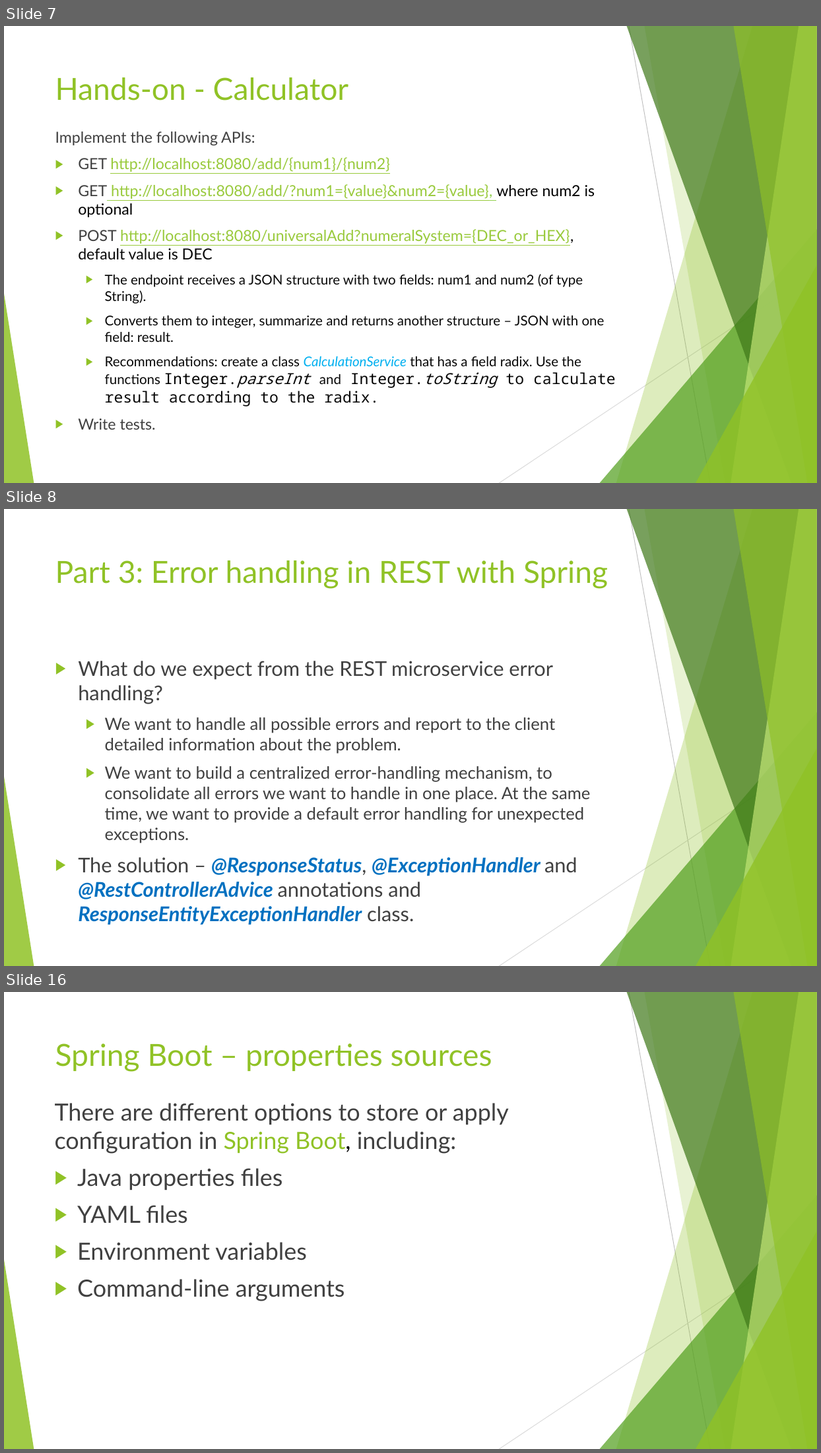
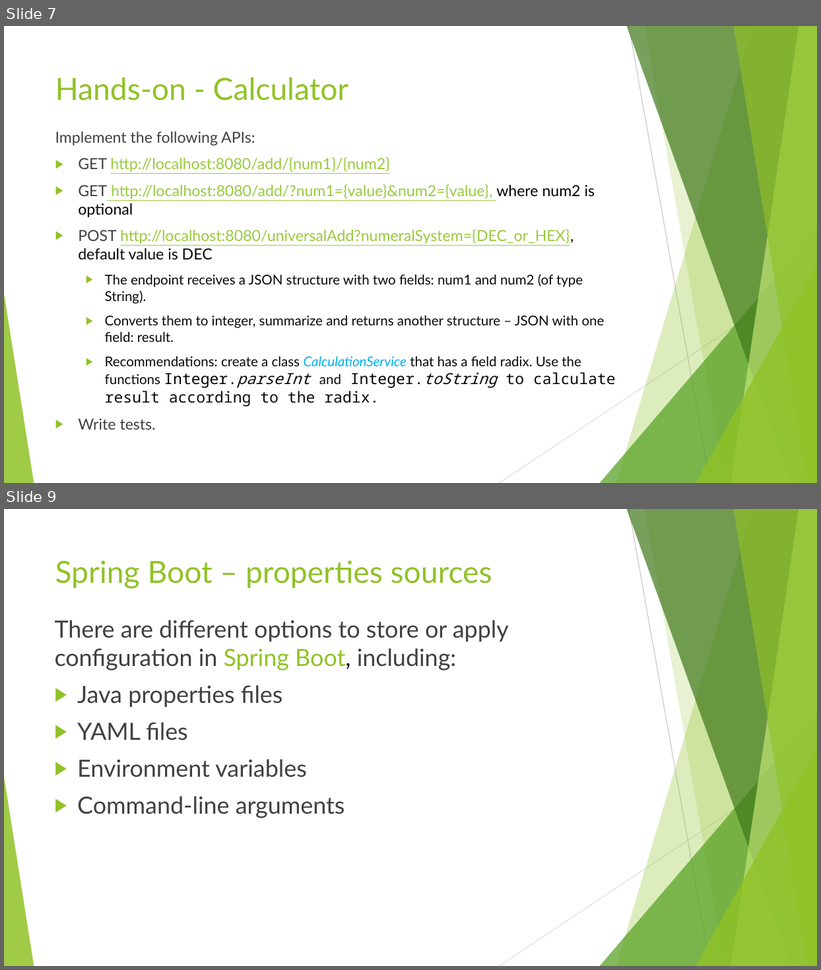
Before and after one commit to idanshal/sb-todo-app-tdp, a slide deck: course_data/presentations/practical_spring_boot_for_tdp_02.pptx. Shown one above the other, each under a label of ours: slides 7, 8 and 16 before the commit, slides 7 and 9 after it; the slides between them are not shown. The pictures are 821x1453 and 821x970 pixels, drawn with LibreOffice and Linux fonts; fonts in the diff are those of the drawing. Boxes give left, top, right and bottom in pixels: in the first picture for what was removed or moved away, otherwise in the second. Text is boxed around its words. In the diff, an @@ line names an element or a change of style, - is before the commit and + after.

```diff
--- a/course_data/presentations/practical_spring_boot_for_tdp_02.pptx
+++ b/course_data/presentations/practical_spring_boot_for_tdp_02.pptx
@@ slide 8 removed at [4,509,817,966], background #FFFFFF; not listed: 10 template elements that a slide beside it also shows @@
@@ title removed at [55,560,608,589] @@
-Part 3: Error handling in REST with Spring
@@ text removed at [78,661,591,925] @@
-▶ What do we expect from the REST microservice error handling?
-  ▶ We want to handle all possible errors and report to the client detailed information about the problem.
-  ▶ We want to build a centralized error-handling mechanism, to consolidate all errors we want to handle in one place. At the same time, we want to provide a default error handling for unexpected exceptions.
-▶ The solution – @ResponseStatus, @ExceptionHandler and @RestControllerAdvice annotations and ResponseEntityExceptionHandler class.
@@ what was slide 16 is now slide 9 @@
```
Also in this commit, not shown: 6 slides changed, 6 other slides removed, 1 other file.
